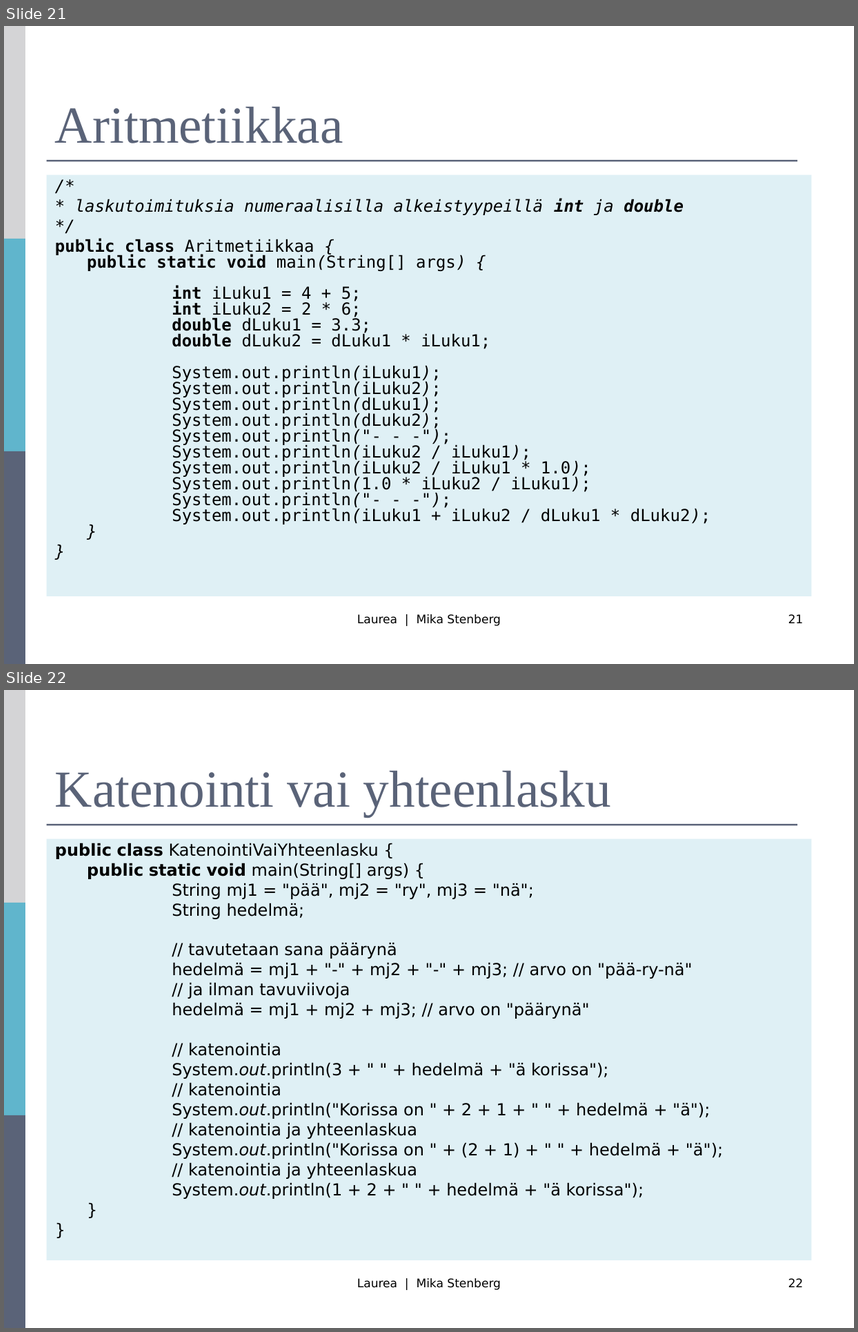
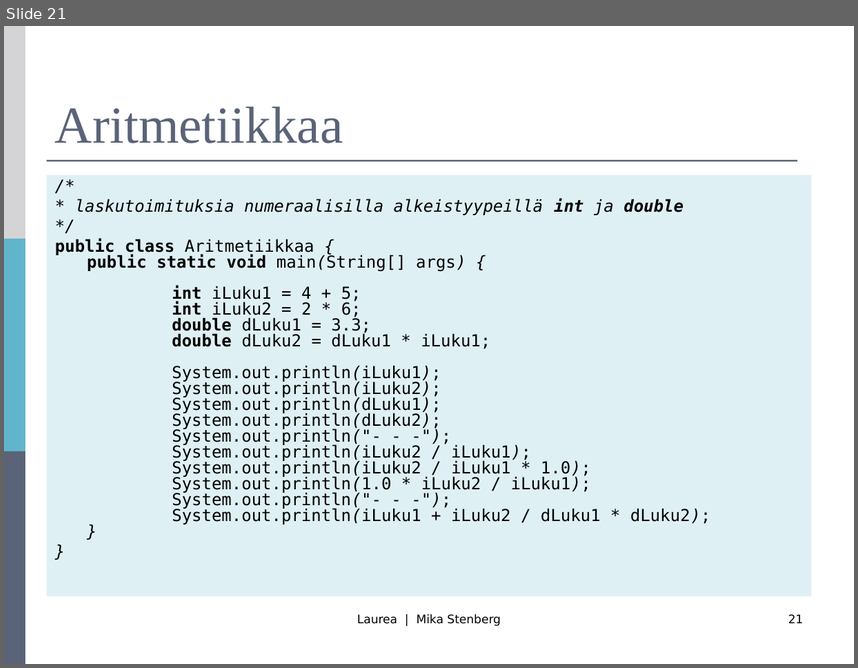
Before and after one commit to mjstenbe/OO_2017, a slide deck: Lecture materials (Antonius)/R0027-Luento-2-MuutujatLaus.ppt. Shown one above the other, each under a label of ours: slides 21 and 22 before the commit, slide 21 after it. The pictures are 858x1332 and 858x668 pixels, drawn with LibreOffice and Linux fonts; fonts in the diff are those of the drawing. Boxes give left, top, right and bottom in pixels: in the first picture for what was removed or moved away, otherwise in the second. Text is boxed around its words. In the diff, an @@ line names an element or a change of style, - is before the commit and + after.

```diff
--- a/Lecture materials (Antonius)/R0027-Luento-2-MuutujatLaus.ppt
+++ b/Lecture materials (Antonius)/R0027-Luento-2-MuutujatLaus.ppt
@@ slide 22 removed at [4, 690, 854, 1328], background #FFFFFF; not listed: 4 template elements that a slide beside it also shows @@
@@ title removed at [55, 771, 611, 817] @@
-Katenointi vai yhteenlasku
@@ text removed at [47, 839, 811, 1259] @@
-public class KatenointiVaiYhteenlasku {
-public static void main(String[] args) {
-String mj1 = "pää", mj2 = "ry", mj3 = "nä";
-String hedelmä;
-// tavutetaan sana päärynä
-hedelmä = mj1 + "-" + mj2 + "-" + mj3; // arvo on "pää-ry-nä"
-// ja ilman tavuviivoja
-hedelmä = mj1 + mj2 + mj3; // arvo on "päärynä"
-// katenointia
-System.out.println(3 + " " + hedelmä + "ä korissa");
-// katenointia
-System.out.println("Korissa on " + 2 + 1 + " " + hedelmä + "ä");
-// katenointia ja yhteenlaskua
-System.out.println("Korissa on " + (2 + 1) + " " + hedelmä + "ä");
-// katenointia ja yhteenlaskua
-System.out.println(1 + 2 + " " + hedelmä + "ä korissa");
-}
-}
@@ text removed at [357, 1278, 501, 1290] @@
-Laurea | Mika Stenberg
@@ page number removed at [789, 1278, 804, 1287] @@
-22
```
Also in this commit, not shown: 3 slides changed, 1 slide added, 6 other files.
